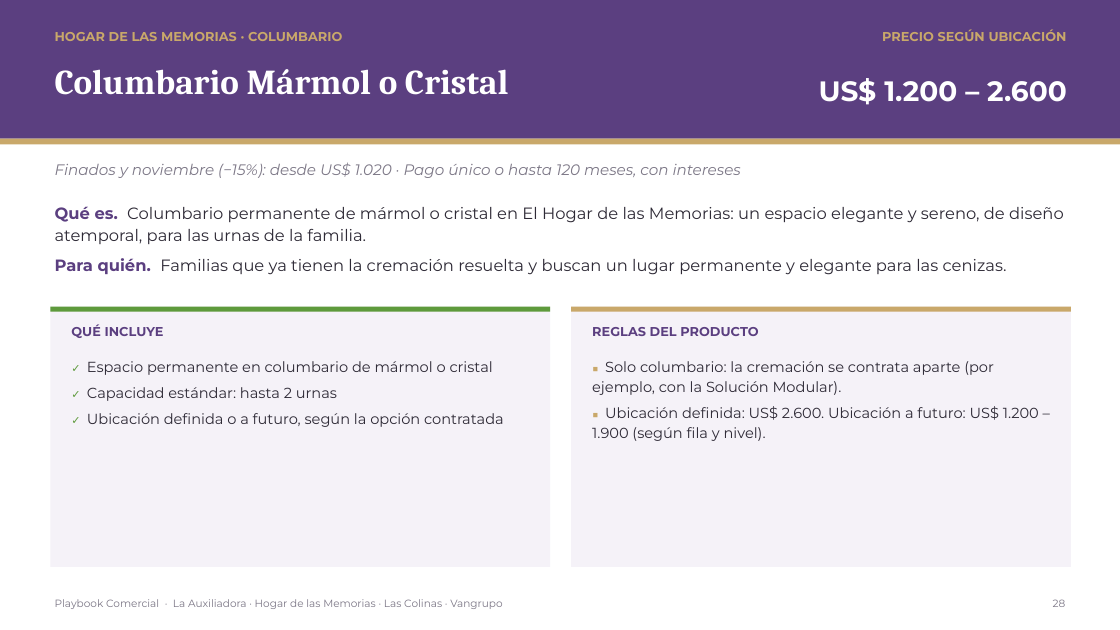
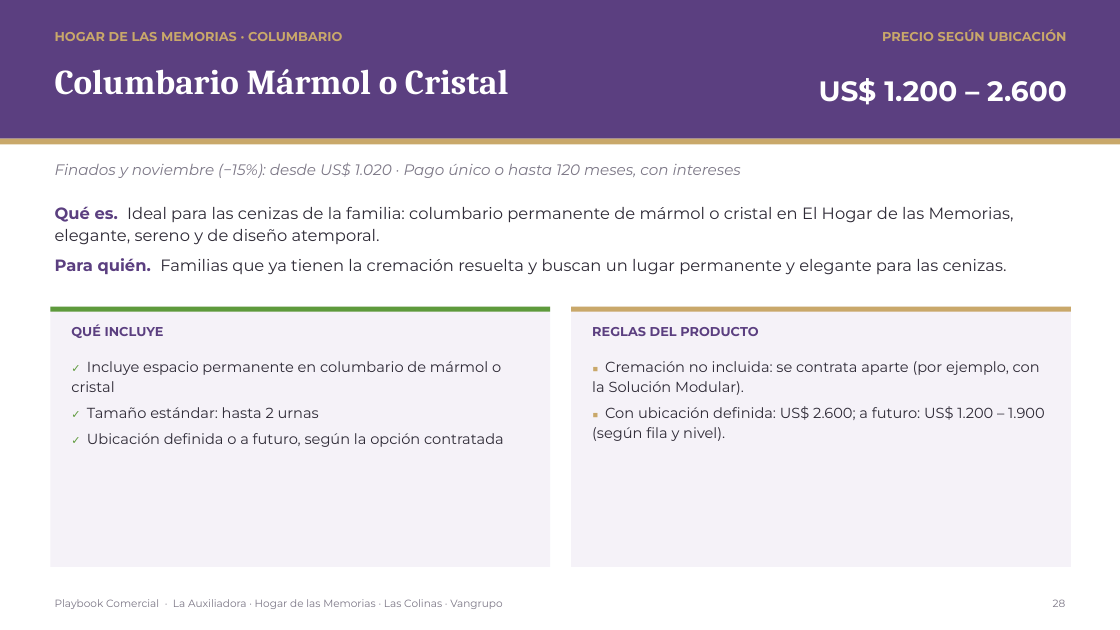
Before and after one commit to os267/teste, a slide deck: slide 28 of playbook/salida/Playbook_Comercial_Cremacion_Vangrupo.pptx. Drawn at 1120x630 pixels with LibreOffice and Linux fonts; fonts in the diff are those of the drawing. Boxes give left, top, right and bottom in pixels: in the first picture for what was removed or moved away, otherwise in the second. Text is boxed around its words. In the diff, an @@ line names an element or a change of style, - is before the commit and + after.

```diff
--- a/playbook/salida/Playbook_Comercial_Cremacion_Vangrupo.pptx
+++ b/playbook/salida/Playbook_Comercial_Cremacion_Vangrupo.pptx
@@ text at (x1=55, y1=206, x2=1014, y2=245): text changed @@
-Qué es. Columbario permanente de mármol o cristal en El Hogar de las Memorias: un espacio elegante y sereno, de diseño atemporal, para las urnas de la familia.
+Qué es. Ideal para las cenizas de la familia: columbario permanente de mármol o cristal en El Hogar de las Memorias, elegante, sereno y de diseño atemporal.
@@ text at (x1=87, y1=361, x2=501, y2=418): text changed @@
-✓ Espacio permanente en columbario de mármol o cristal
-✓ Capacidad estándar: hasta 2 urnas
+✓ Incluye espacio permanente en columbario de mármol o cristal
+✓ Tamaño estándar: hasta 2 urnas
@@ text at (x1=592, y1=361, x2=1045, y2=441): text changed @@
-■ Solo columbario: la cremación se contrata aparte (por ejemplo, con la Solución Modular).
-■ Ubicación definida: US$ 2.600. Ubicación a futuro: US$ 1.200 – 1.900 (según fila y nivel).
+■ Cremación no incluida: se contrata aparte (por ejemplo, con la Solución Modular).
+■ Con ubicación definida: US$ 2.600; a futuro: US$ 1.200 – 1.900 (según fila y nivel).
```
Also in this commit, not shown: 4 other slides changed, 5 other files.
